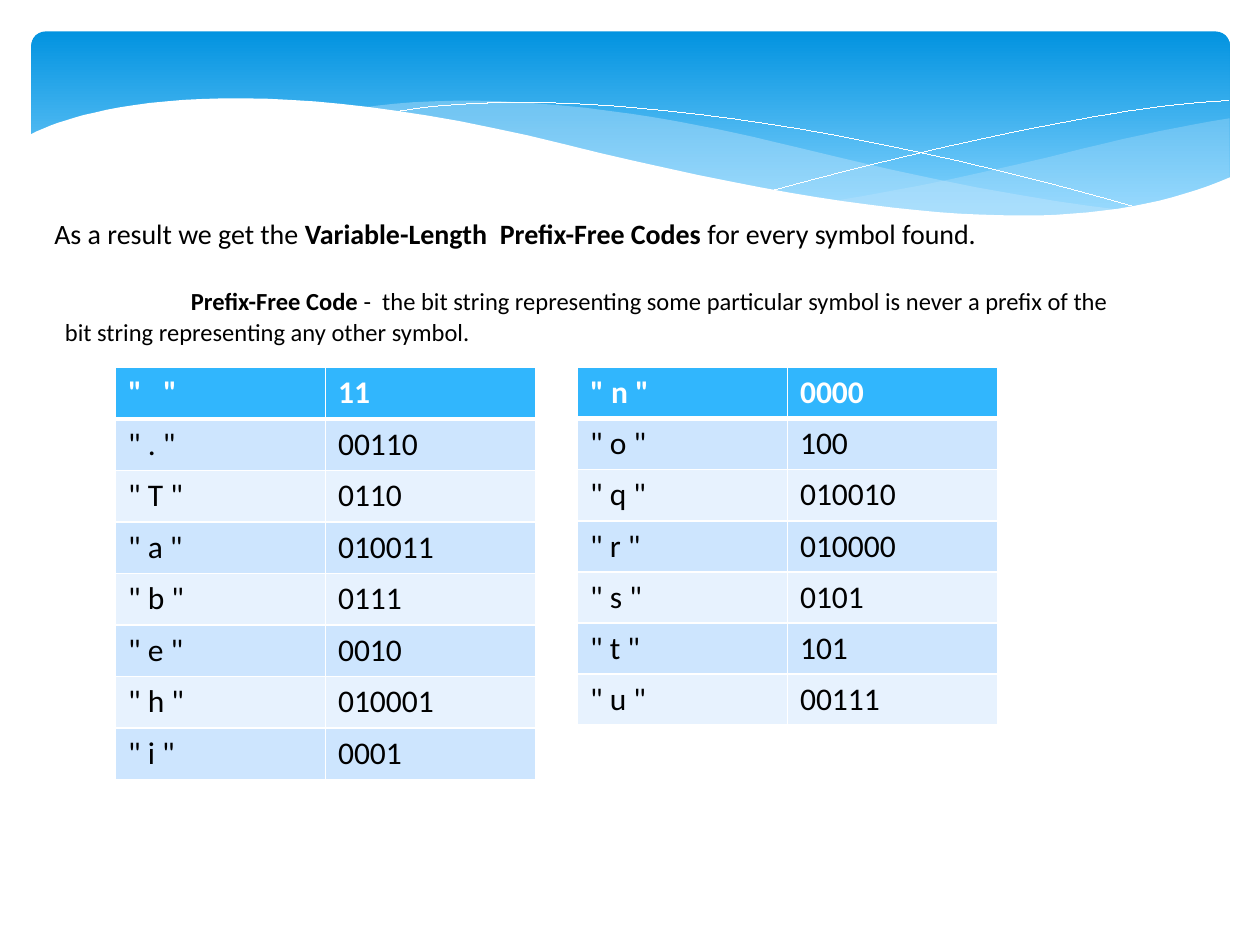
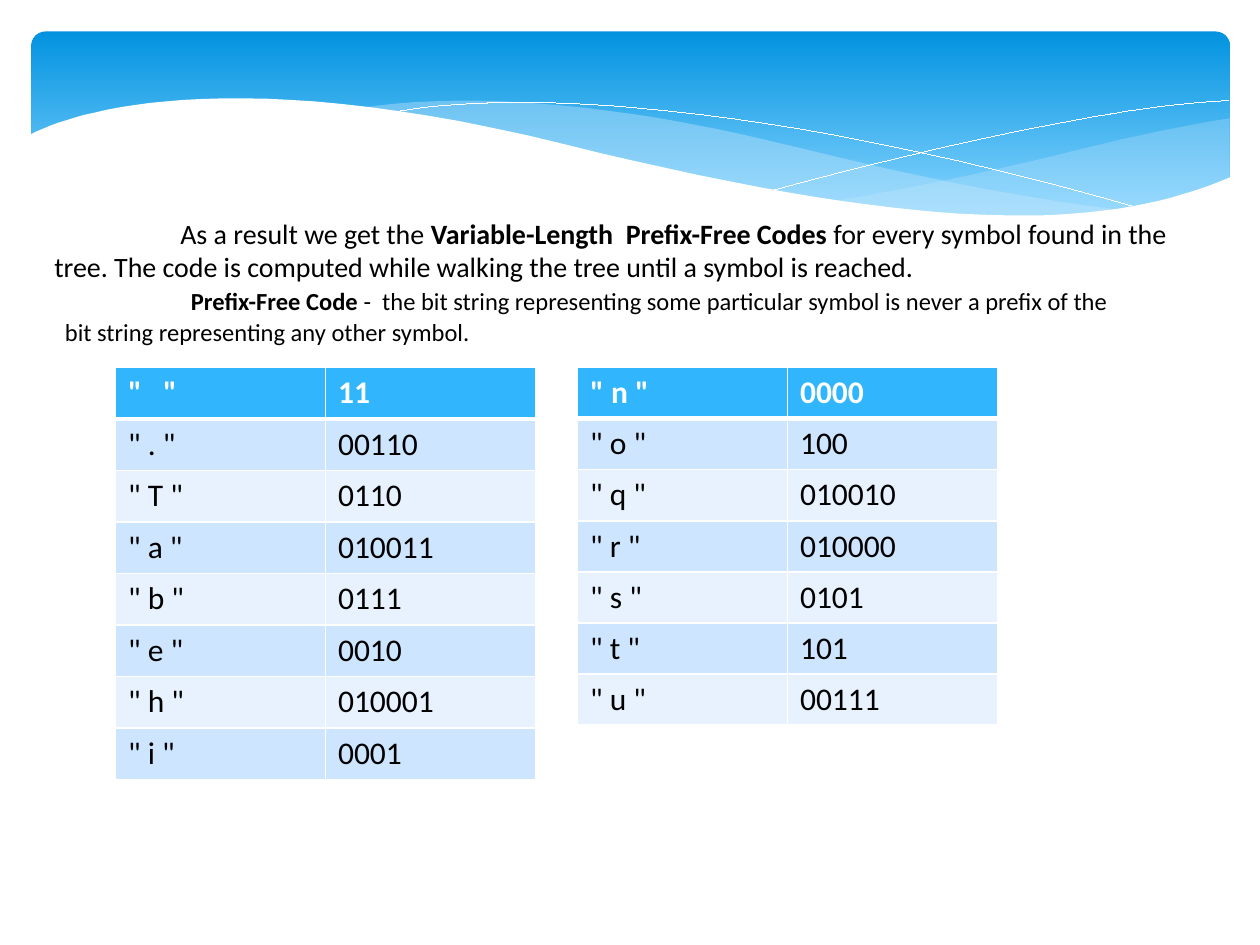
Before and after one commit to mihaescu/ADS, a slide deck: slide 8 of Data-Compression/Huffman.pptx (slide 7 before the commit). Drawn at 1260x945 pixels with LibreOffice and Linux fonts; fonts in the diff are those of the drawing. Boxes give left, top, right and bottom in pixels: in the first picture for what was removed or moved away, otherwise in the second. Text is boxed around its words. In the diff, an @@ line names an element or a change of style, - is before the commit and + after.

```diff
--- a/Data-Compression/Huffman.pptx
+++ b/Data-Compression/Huffman.pptx
@@ text at [54,224,1166,282]: text changed @@
-As a result we get the Variable-Length Prefix-Free Codes for every symbol found.
+As a result we get the Variable-Length Prefix-Free Codes for every symbol found in the tree. The code is computed while walking the tree until a symbol is reached.
```
Also in this commit, not shown: 7 other slides changed, 3 slides added, 3 slides removed, 1 other file.
